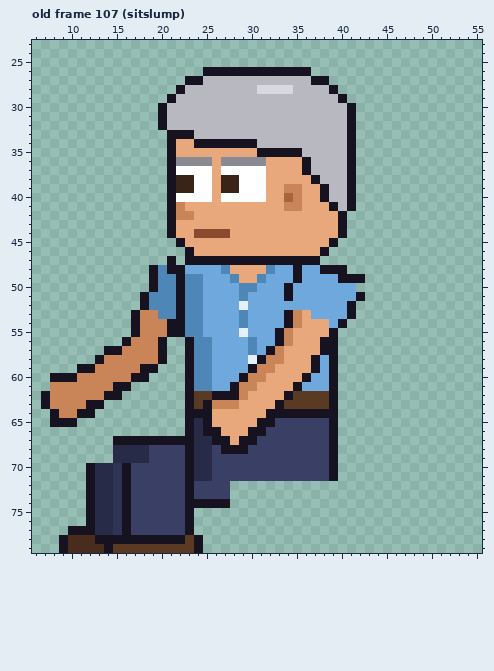
File history of a pixel-art file, sprites/expo/expo_attb_left_anim.aseprite. Above is the file before it was changed.
64x80 pixels, 129 frames. Colours within 5 levels of each other are drawn and written as one. Shown: old frame 107 (sitslump): x 6..55, y 23..79. The commit also changed other frames, which this record leaves out.
And afterwards:
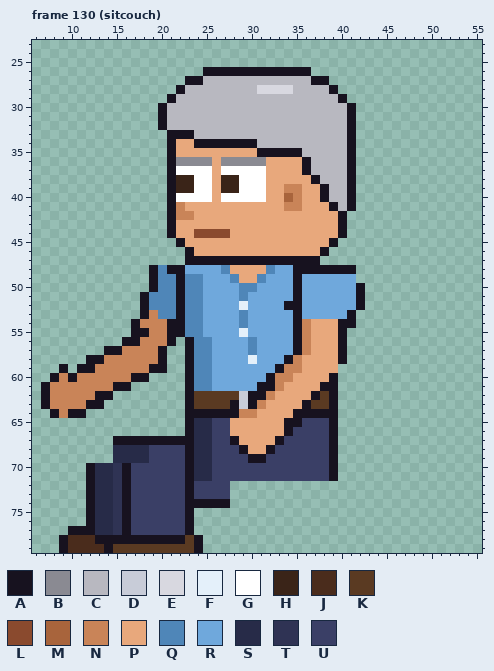
Palette (. is transparent): A #17121f  B #8a8a92  C #b8b8c0  D #c8ccd8  E #d8d8e0  F #e4f0fa  G #ffffff  H #3a2418  J #4a2c1c  K #5a3a22  L #8a4a2e  M #a8643c  N #c98458  P #e8a87c  Q #4f86b8  R #6fa8dc  S #272b48  T #2f3354  U #3a3f66
A new or re-ordered frame is compared with the old frame closest to it.
The edit:
frames 129 -> 135
Frame 130 (sitcouch) is new; against old frame 107 (sitslump), layers "Near Arm", "Back Arm":
The author put colour A in row 48 at x 41; in row 50 at x 42; in row 52 at x 42; in row 54 at x 41; in row 55 at x 40; in row 56 at x 21 and 40.
The author put colour A in row 57 at x 40; in row 58 at x 12 and 40; in row 59 at x 9 and 20; in row 61 at x 7.
Colour K becomes colour A in row 62 at x 37; in row 63 at x 36.
Colour N becomes colour A in row 53 at x 18 and 35; in row 54 at x 35; in row 55 at x 18; in row 56 at x 17; in row 62 at x 13; in row 63 at x 28.
Colour N becomes colour A in row 64 at x 10.
Colour P becomes colour A in rows 55 to 57 at x 35; in row 58 at x 34; in row 59 at x 33; in row 60 at x 32; in row 61 at x 31 to 32; in row 62 at x 30 to 31.
Colour P becomes colour A in row 63 at x 30; in row 64 at x 26 to 28; in row 67 at x 28.
Colour R becomes colour A in row 48 at x 36 to 37; in rows 50 to 51 at x 35; in row 52 at x 34 to 35; in row 61 at x 38.
Colour U becomes colour A in row 65 at x 34 to 35; in row 66 at x 34; in row 67 at x 33; in row 68 at x 32; in row 69 at x 30 to 31.
Colour N becomes colour D in row 62 at x 29.
Colour P becomes colour D in row 63 at x 29.
Colour A becomes colour K in row 62 at x 26 to 28; in row 63 at x 25.
Colour N becomes colour K in row 63 at x 26 to 27.
Colour A becomes colour N in row 56 at x 20; in row 59 at x 18; in row 60 at x 9.
Colour P becomes colour N in rows 54 to 57 at x 36; in row 58 at x 35; in row 59 at x 34 to 35; in row 60 at x 33 to 34; in row 61 at x 33; in row 62 at x 32.
Colour P becomes colour N in row 63 at x 31; in row 64 at x 29 to 30.
Colour A becomes colour P in row 55 at x 39; in rows 56 to 57 at x 38 to 39; in rows 58 to 59 at x 37 and 39; in row 60 at x 36; in row 61 at x 35; in row 62 at x 34.
Colour A becomes colour P in row 63 at x 33; in row 64 at x 32 to 34; in row 65 at x 31 to 32; in row 66 at x 30 to 31; in row 67 at x 29 to 30.
Colour K becomes colour P in row 62 at x 35 to 36; in row 63 at x 34 to 35.
Colour R becomes colour P in row 54 at x 39; in rows 58 to 59 at x 38; in row 60 at x 37 to 38; in row 61 at x 36 to 37.
Colour U becomes colour P in row 65 at x 33; in row 66 at x 32 to 33; in row 67 at x 31 to 32; in row 68 at x 30 to 31.
Colour A becomes colour R in row 49 at x 40 to 41; in rows 50 to 51 at x 34; in row 52 at x 41; in rows 53 to 54 at x 34; in rows 55 to 56 at x 33; in row 57 at x 32.
Colour A becomes colour R in row 58 at x 31; in row 59 at x 30; in row 60 at x 29; in row 61 at x 28.
Colour N becomes colour R in rows 55 to 56 at x 34; in row 57 at x 33; in row 58 at x 32 to 33; in row 59 at x 31 to 32; in row 60 at x 30 to 31; in row 61 at x 29 to 30.
Colour P becomes colour R in row 53 at x 36; in row 57 at x 34.
Colour A becomes colour S in rows 65 to 66 at x 25.
Colour A becomes colour U in row 66 at x 26; in row 67 at x 26 to 27; in row 68 at x 27 to 28.
Colour P becomes colour U in row 65 at x 26 to 27; in row 66 at x 27.
The author cleared colour A in row 47 at x 21; in row 49 at x 42; in row 53 at x 17; in row 62 at x 15; in row 64 at x 12; in row 65 at x 8 to 10.
Boxes around the changes in both pictures, in picture pixels (x1, y1, x2, y2):
erased: (167, 256, 176, 265)
changed: (203, 265, 365, 463)
changed: (41, 310, 176, 427)
